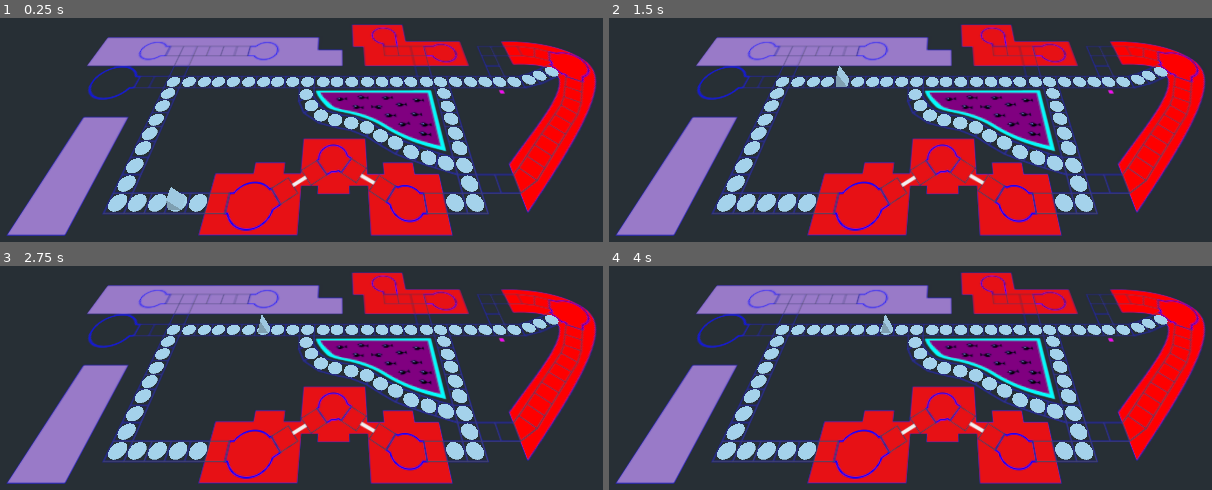
Above: before the commit, frames 1-4 (two rows, left to right).
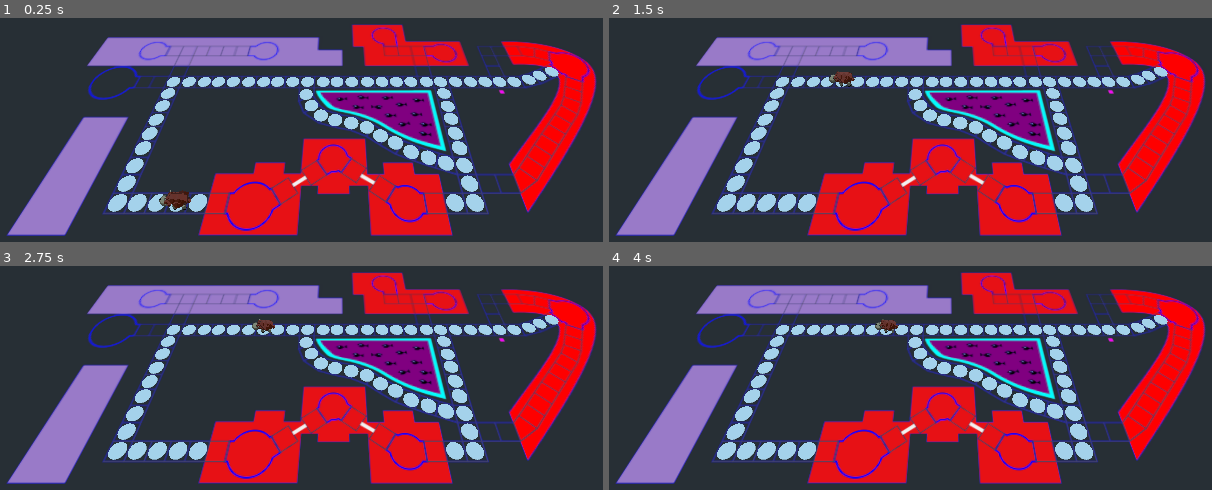
Above: after the commit, the same moments.

Repository: GameDrivenDesign/sheep-royal
Game: Godot game, scene res://map.tscn
The game is run twice, just before and just after one commit, with the same random seed, the same clock (stepped at 60 frames per second) and the same inputs.
Inputs:
- Up to frame 1 (0.25 s): no input
- Up to frame 2 (1.5 s): tap Enter at 0.5 s
- Up to frame 3 (2.75 s): tap Space at 2 s
- Up to frame 4 (4 s): tap Enter at 3.5 s

The runs differ from the first frame. In frame 1, 0.3% of the frame differs, in the area x 26-32%, y 75-86%; in frame 2, 0.2%; in frame 3, 0.2%; in frame 4, 0.2%.

Commit message:
add sheep as player

Diff:
--- a/map.tscn
+++ b/map.tscn
@@ -12,7 +12,7 @@
 transform = Transform( 1, 0, 0, 0, 0.712213, 0.701963, 0, -0.701963, 0.712213, 0, 39.7938, 30.0974 )
 
 [node name="Sprite3D" type="Sprite3D" parent="."]
-transform = Transform( 3, 0, 0, 0, -1.31134e-007, 3, 0, -3, -1.31134e-007, 0, 0, 0 )
+transform = Transform( 3, 0, 0, 0, -1.31134e-07, 3, 0, -3, -1.31134e-07, 0, 0, 0 )
 texture = ExtResource( 2 )
 
 [node name="Spatial" type="Spatial" parent="."]
--- a/player.tscn
+++ b/player.tscn
@@ -1,8 +1,7 @@
 [gd_scene load_steps=3 format=2]
 
 [ext_resource path="res://player.gd" type="Script" id=1]
-
-[sub_resource type="PrismMesh" id=1]
+[ext_resource path="res://assets/sheep/sheep.dae" type="PackedScene" id=2]
 
 [node name="player" type="Spatial"]
 script = ExtResource( 1 )
@@ -15,6 +14,5 @@
 
 [node name="MeshContainer" type="Spatial" parent="."]
 
-[node name="Mesh" type="CSGMesh" parent="MeshContainer"]
-transform = Transform( 0.8, 0, 0, 0, 1.43, 0, 0, 0, 0.74, 0, 1.42, 0 )
-mesh = SubResource( 1 )
+[node name="Scene Root" parent="MeshContainer" instance=ExtResource( 2 )]
+transform = Transform( 0.7, 0, 0, 0, 0.7, 0, 0, 0, 0.7, 0, 0, 0 )
